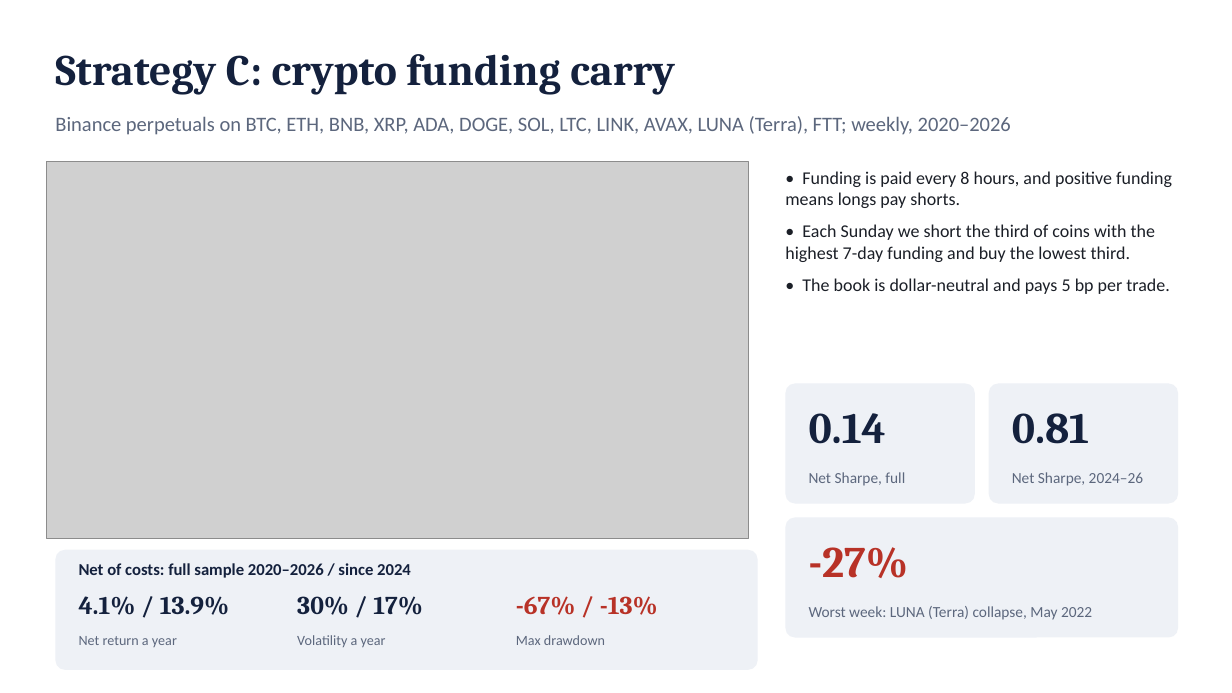
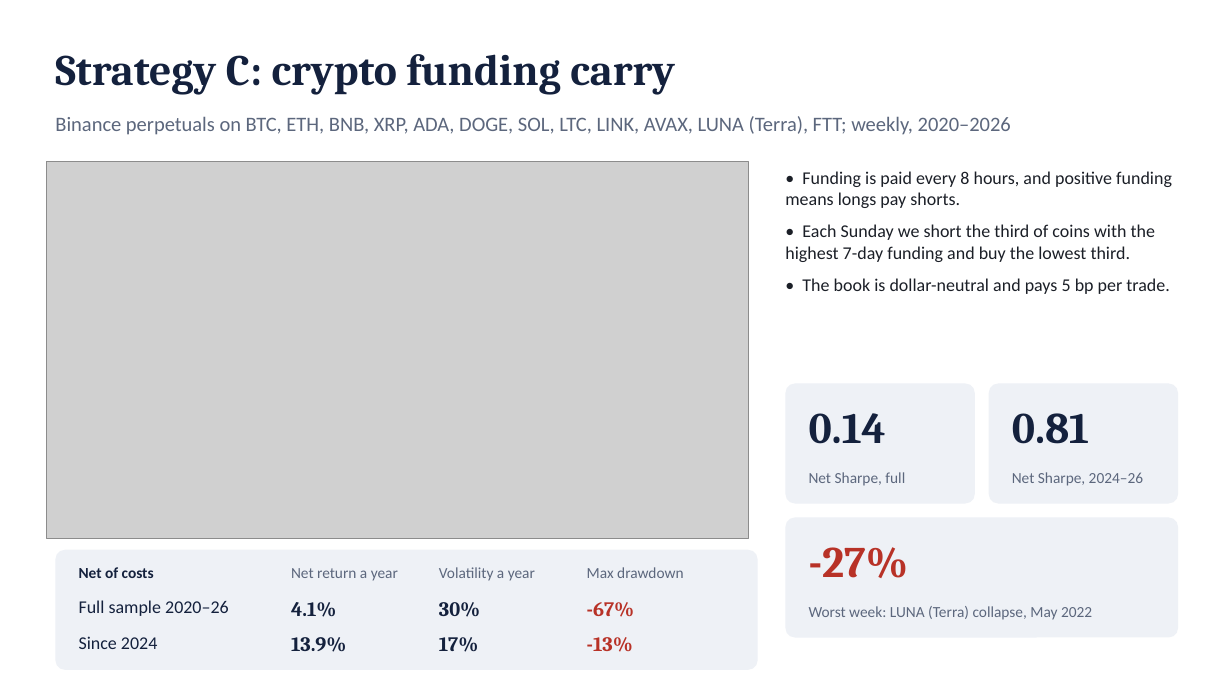
Before and after one commit to rezazamani2329/currency-crypto-carry, a slide deck: slide 7 of slides/presentation_10min.pptx. Drawn at 1232x693 pixels with LibreOffice and Linux fonts; fonts in the diff are those of the drawing; grey boxes stand for pictures. Boxes give left, top, right and bottom in pixels: in the first picture for what was removed or moved away, otherwise in the second. Text is boxed around its words. In the diff, an @@ line names an element or a change of style, - is before the commit and + after.

```diff
--- a/slides/presentation_10min.pptx
+++ b/slides/presentation_10min.pptx
@@ text at bbox=[79, 567, 154, 578]: text changed; size 13 to 12 pt @@
-Net of costs: full sample 2020–2026 / since 2024
+Net of costs
@@ size 11 to 12 pt in 3 elements at bbox=[587, 567, 683, 578], bbox=[439, 567, 535, 581], bbox=[291, 568, 398, 581] @@
@@ text "Net return a year": place and size @@
-text "Net return a year" at bbox=[79, 636, 177, 647]
+text "Net return a year" at bbox=[291, 568, 398, 581]
@@ text "Volatility a year": place and size @@
-text "Volatility a year" at bbox=[297, 635, 386, 647]
+text "Volatility a year" at bbox=[439, 567, 535, 581]
@@ text "Max drawdown": place and size @@
-text "Max drawdown" at bbox=[516, 635, 605, 645]
+text "Max drawdown" at bbox=[587, 567, 683, 578]
@@ text added at bbox=[79, 600, 229, 616], 14 pt, text #14213D @@
+Full sample 2020–26
@@ text at bbox=[291, 602, 336, 617]: text changed; size 20 to 16 pt @@
-4.1% / 13.9%
+4.1%
@@ text at bbox=[439, 602, 480, 617]: text changed; size 20 to 16 pt @@
-30% / 17%
+30%
@@ text at bbox=[587, 602, 635, 617]: text changed; size 20 to 16 pt @@
--67% / -13%
+-67%
@@ text added at bbox=[79, 636, 157, 649], 14 pt, text #14213D @@
+Since 2024
@@ text added at bbox=[291, 637, 346, 652], 16 pt, text #14213D, bold @@
+13.9%
@@ text added at bbox=[439, 637, 478, 652], 16 pt, text #14213D, bold @@
+17%
@@ text added at bbox=[587, 637, 633, 652], 16 pt, text #B83227, bold @@
+-13%
```
Also in this commit, not shown: 1 other slide changed, 3 other files.
